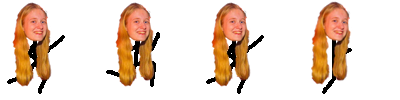
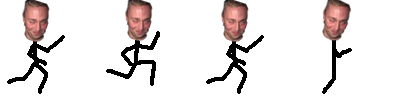
Layered file, before and after one edit (400 × 100). Changes by layer:
added group "maciek" with 4 layers above "black" over <box>12,0,352,87</box>
added layer "1" (4th of 6, in "maciek") in group "maciek" over <box>12,0,52,87</box>
added layer "2" (3rd of 5, in "maciek") in group "maciek" over <box>106,0,160,86</box>
added layer "3" (3rd of 5, in "maciek") in group "maciek" over <box>211,0,251,87</box>
added layer "4" (5th of 7, in "maciek") in group "maciek" over <box>321,0,352,85</box>
hid group "daisy" (4 layers) over <box>12,1,352,87</box>
